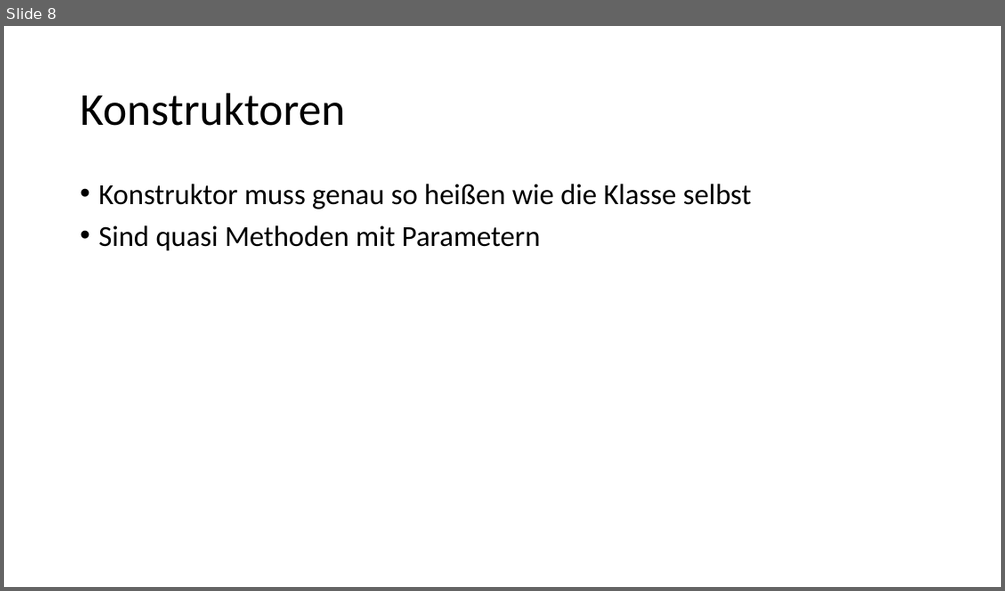
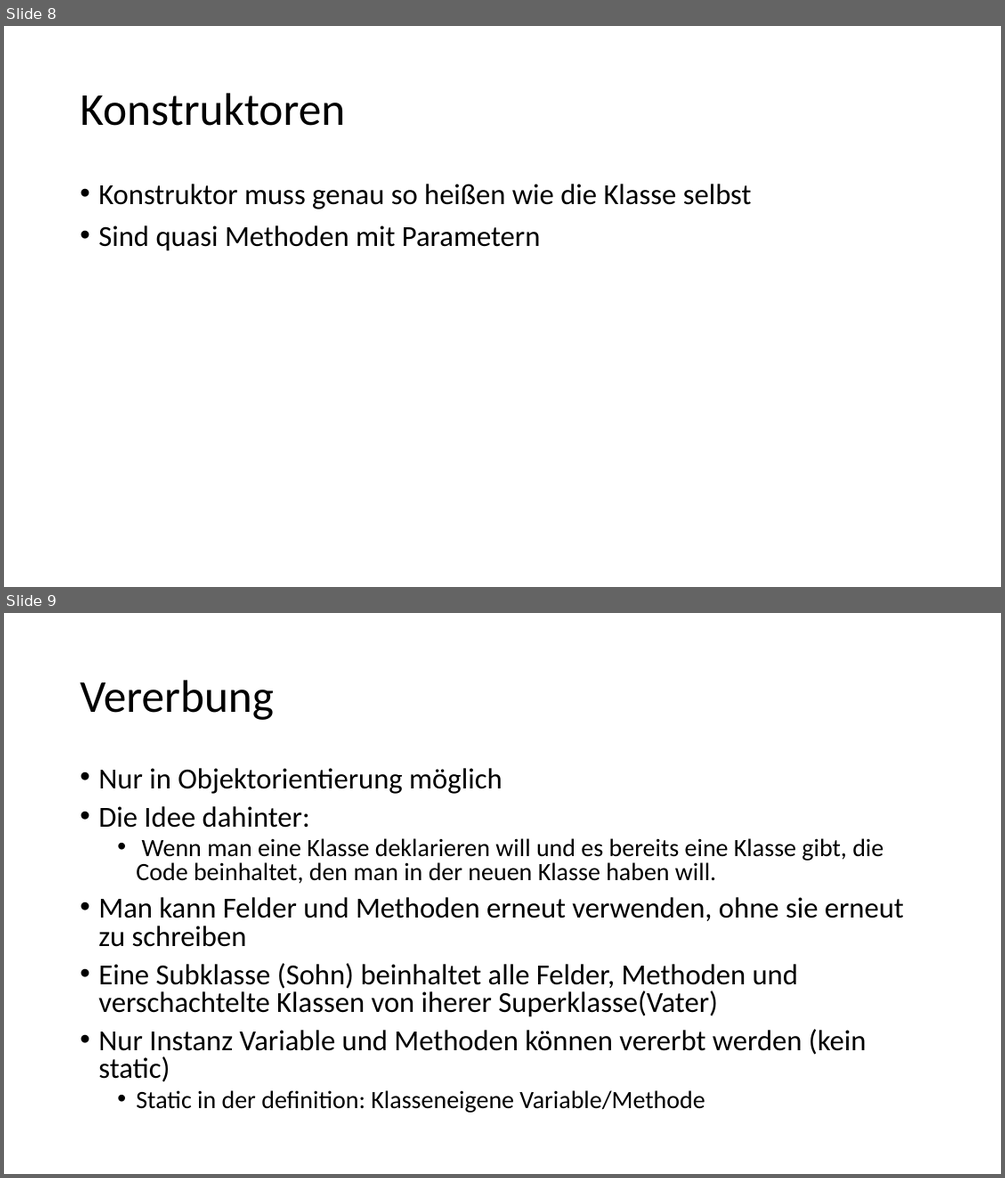
Before and after one commit to anjak610/Tutorium_MIB_1, a slide deck: Tut_Files/Tut_5.12.pptx. Shown one above the other, each under a label of ours: slide 8 before the commit, slides 8 and 9 after it. The pictures are 1005x591 and 1005x1178 pixels, drawn with LibreOffice and Linux fonts; fonts in the diff are those of the drawing. Boxes give left, top, right and bottom in pixels: in the first picture for what was removed or moved away, otherwise in the second. Text is boxed around its words. In the diff, an @@ line names an element or a change of style, - is before the commit and + after.

```diff
--- a/Tut_Files/Tut_5.12.pptx
+++ b/Tut_Files/Tut_5.12.pptx
@@ slide 9 added at <box>4,613,1001,1174</box>, background #FFFFFF @@
@@ title added at <box>80,680,274,720</box>, 44 pt, text #000000 @@
+Vererbung
@@ text added at <box>98,768,904,1112</box>, 28 pt, text #000000 @@
+• Nur in Objektorientierung möglich
+• Die Idee dahinter:
+  • Wenn man eine Klasse deklarieren will und es bereits eine Klasse gibt, die Code beinhaltet, den man in der neuen Klasse haben will.
+• Man kann Felder und Methoden erneut verwenden, ohne sie erneut zu schreiben
+• Eine Subklasse (Sohn) beinhaltet alle Felder, Methoden und verschachtelte Klassen von iherer Superklasse(Vater)
+• Nur Instanz Variable und Methoden können vererbt werden (kein static)
+  • Static in der definition: Klasseneigene Variable/Methode
```
Also in this commit, not shown: 1 slide changed, 39 other files.
